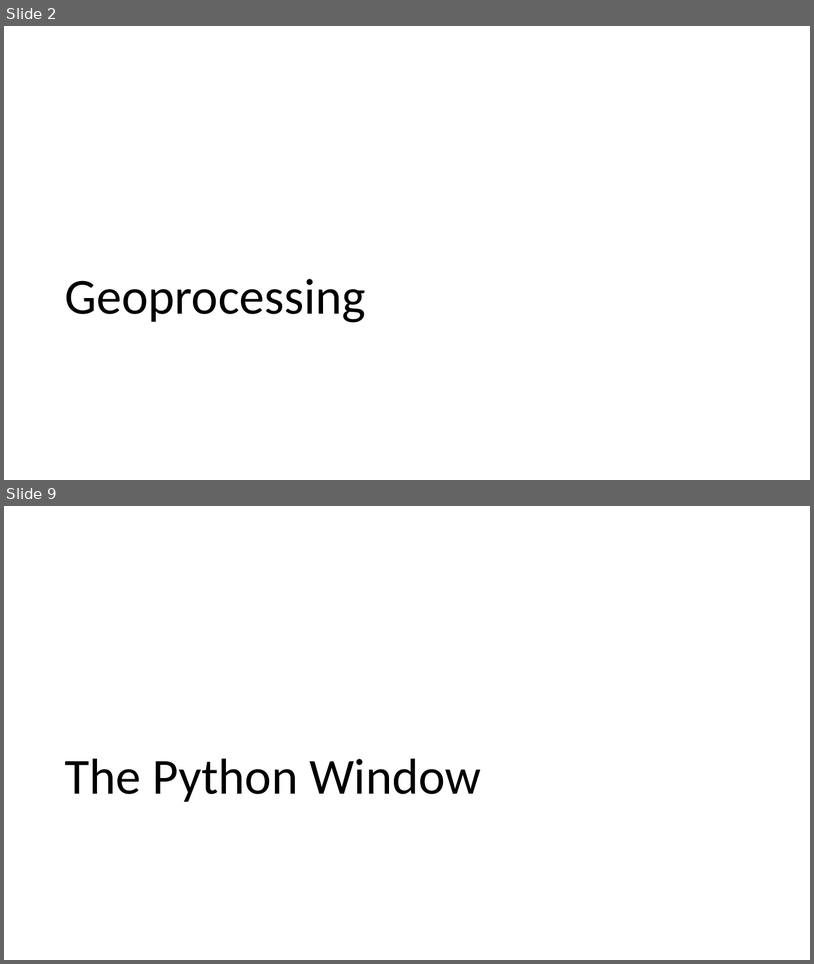
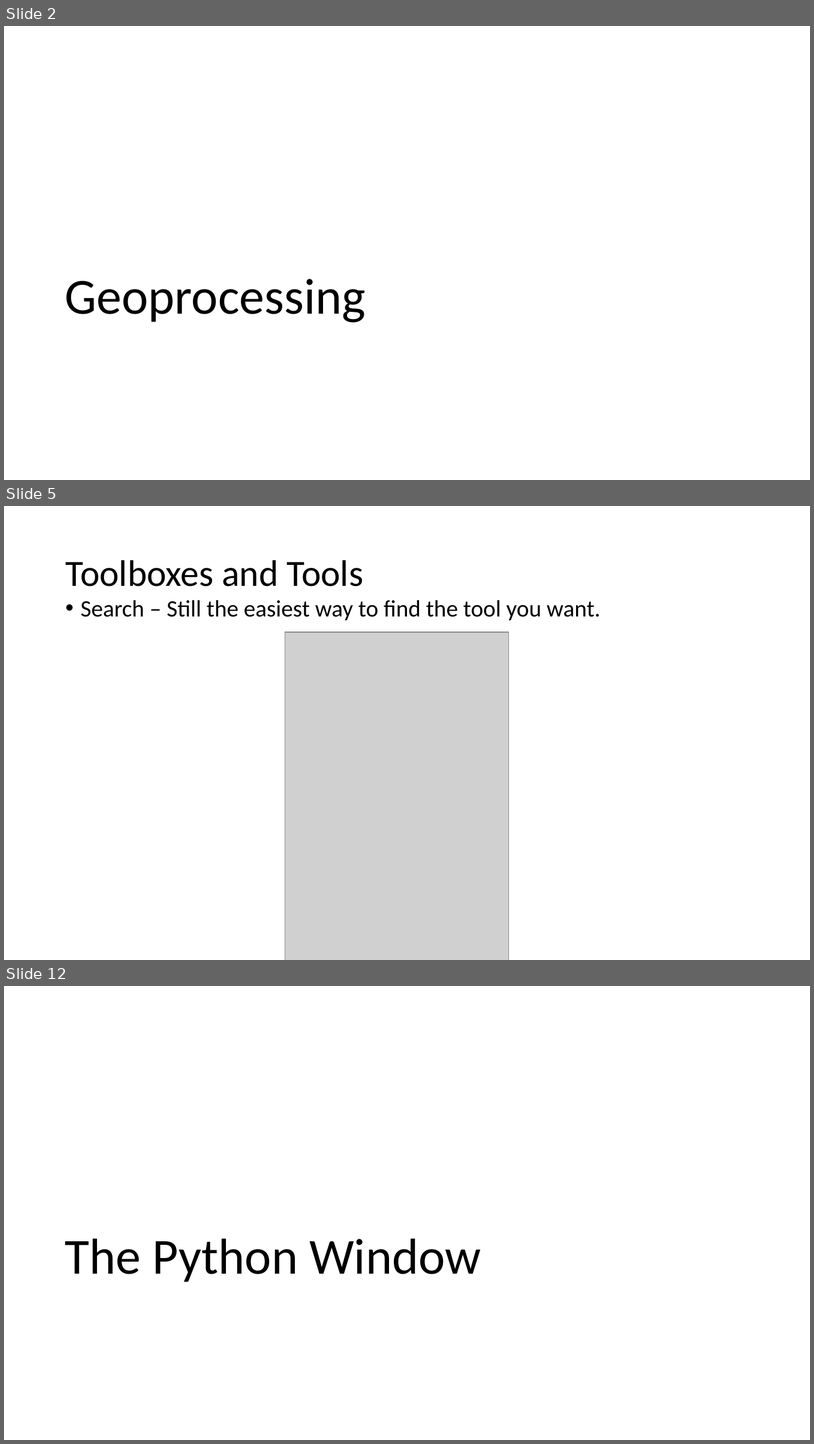
Before and after one commit to gbrunner/programming-for-gis-and-rs, a slide deck: Week_2/Lecture_1_Geoprocessing_and_Python_Window.pptx. Shown one above the other, each under a label of ours: slides 2 and 9 before the commit, slides 2, 5 and 12 after it; the slides between them are not shown. The pictures are 814x964 and 814x1444 pixels, drawn with LibreOffice and Linux fonts; fonts in the diff are those of the drawing; grey boxes stand for pictures. Boxes give left, top, right and bottom in pixels: in the first picture for what was removed or moved away, otherwise in the second. Text is boxed around its words. In the diff, an @@ line names an element or a change of style, - is before the commit and + after.

```diff
--- a/Week_2/Lecture_1_Geoprocessing_and_Python_Window.pptx
+++ b/Week_2/Lecture_1_Geoprocessing_and_Python_Window.pptx
@@ slide 5 added at (4, 506, 810, 960), background #FFFFFF @@
@@ title added at (65, 560, 363, 586), 44 pt, text #000000 @@
+Toolboxes and Tools
@@ text added at (81, 600, 601, 621), 28 pt, text #000000 @@
+• Search – Still the easiest way to find the tool you want.
@@ picture added at (285, 632, 509, 960) @@
@@ what was slide 9 is now slide 12 @@
```
Also in this commit, not shown: 7 slides changed, 9 other slides added, 3 slides removed, 1 other file.
